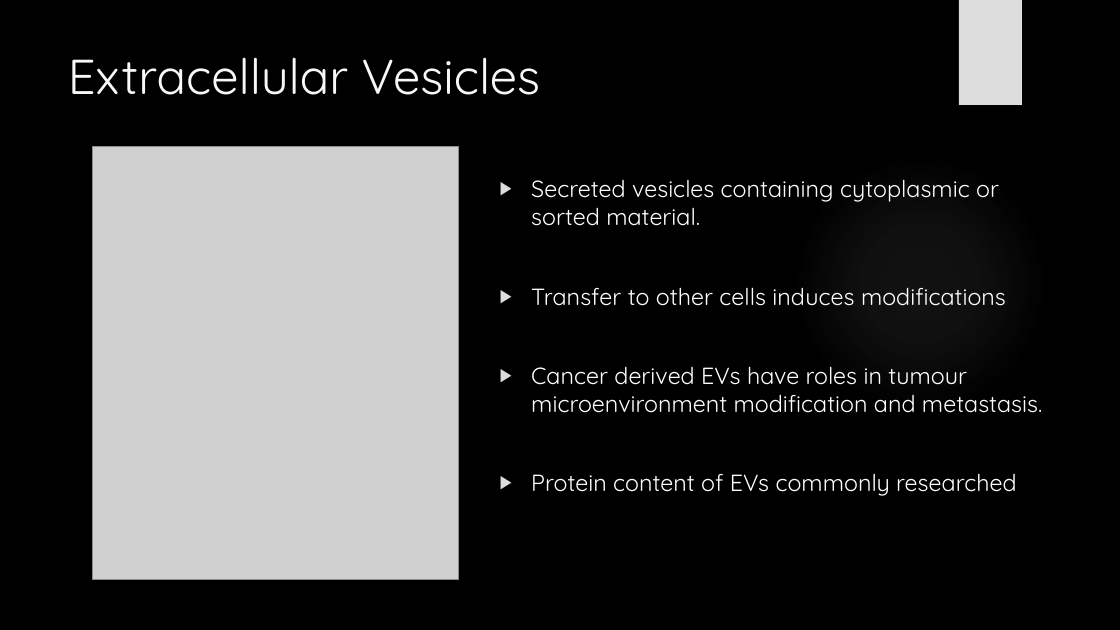
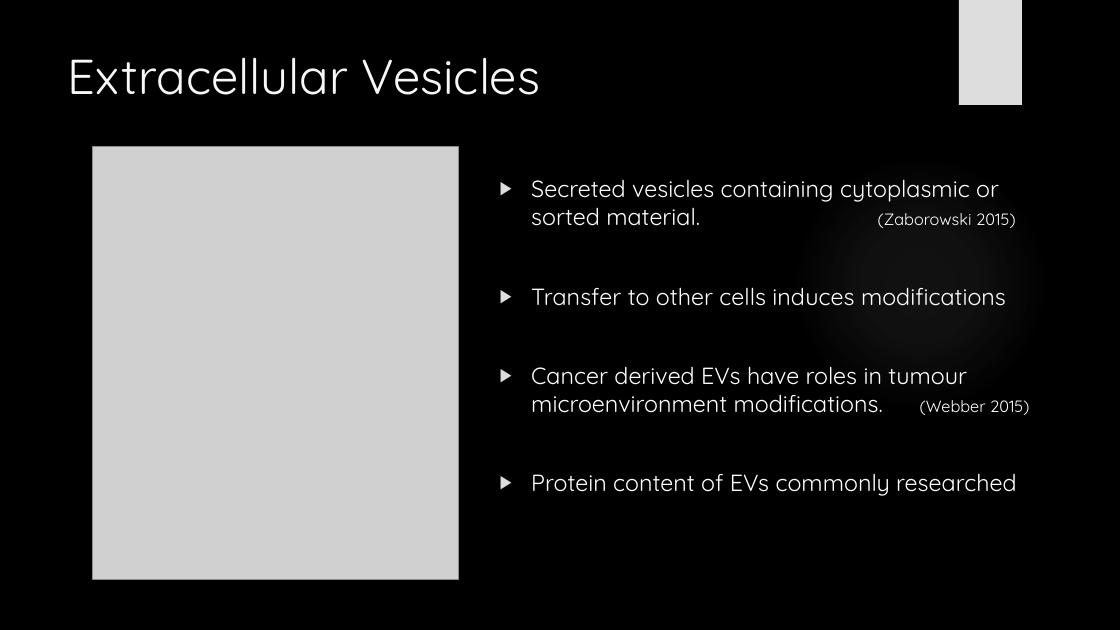
Before and after one commit to HarleyRobinson/Honours2, a slide deck: slide 4 of BackgroundInfo/CollCombBiol.pptx. Drawn at 1120x630 pixels with LibreOffice and Linux fonts; fonts in the diff are those of the drawing; grey boxes stand for pictures; background and template pictures are left out. Boxes give left, top, right and bottom in pixels: in the first picture for what was removed or moved away, otherwise in the second. Text is boxed around its words. In the diff, an @@ line names an element or a change of style, - is before the commit and + after.

```diff
--- a/BackgroundInfo/CollCombBiol.pptx
+++ b/BackgroundInfo/CollCombBiol.pptx
@@ text at (531, 180, 1016, 228): text changed @@
-▶ Secreted vesicles containing cytoplasmic or sorted material.
+▶ Secreted vesicles containing cytoplasmic or sorted material. (Zaborowski 2015)
@@ text at (531, 366, 1030, 415): text changed @@
-▶ Cancer derived EVs have roles in tumour microenvironment modification and metastasis.
+▶ Cancer derived EVs have roles in tumour microenvironment modifications. (Webber 2015)
```
Also in this commit, not shown: 11 other slides changed, 1 other file.
